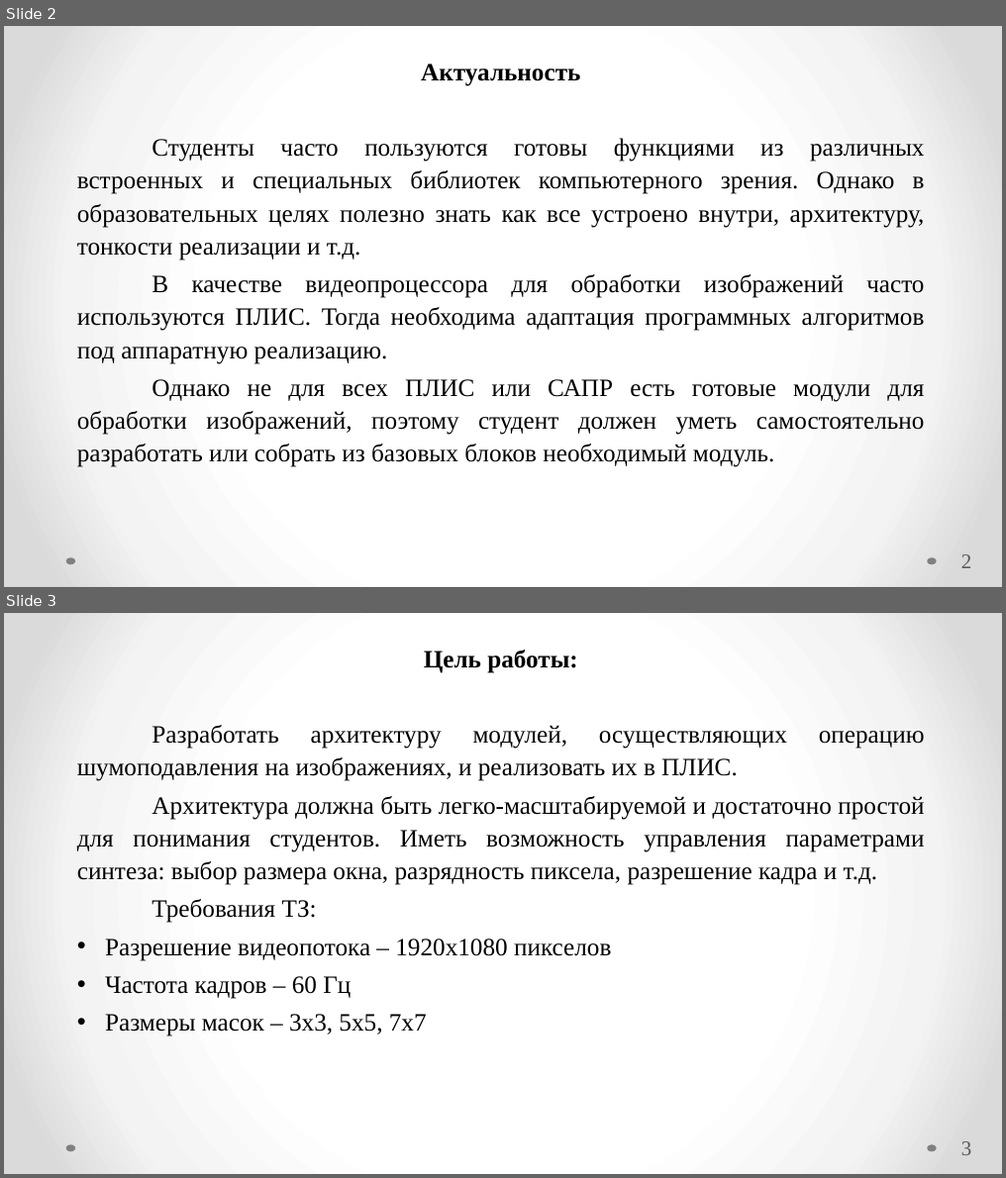
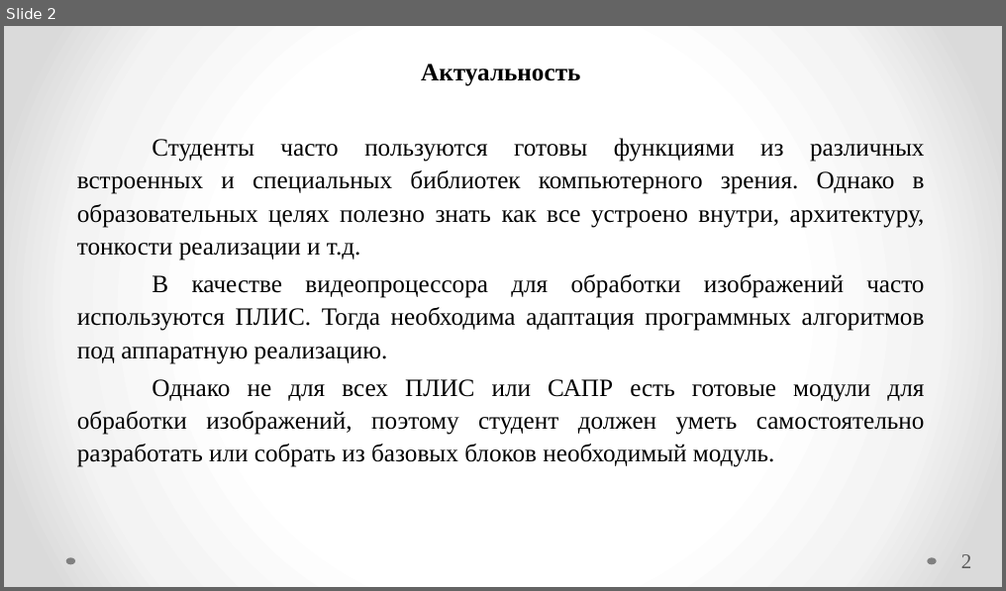
Before and after one commit to Radiophantom/master_yoda, a slide deck: VKR.pptx. Shown one above the other, each under a label of ours: slides 2 and 3 before the commit, slide 2 after it. The pictures are 1006x1178 and 1006x591 pixels, drawn with LibreOffice and Linux fonts; fonts in the diff are those of the drawing. Boxes give left, top, right and bottom in pixels: in the first picture for what was removed or moved away, otherwise in the second. Text is boxed around its words. In the diff, an @@ line names an element or a change of style, - is before the commit and + after.

```diff
--- a/VKR.pptx
+++ b/VKR.pptx
@@ slide 3 removed at [4,613,1002,1174], background gradient #FFFFFF to #F4F4F4 to #DADADA; not listed: 2 template elements that a slide beside it also shows @@
@@ text removed at [77,650,925,1037] @@
-Цель работы:
-Разработать архитектуру модулей, осуществляющих операцию шумоподавления на изображениях, и реализовать их в ПЛИС.
-Архитектура должна быть легко-масштабируемой и достаточно простой для понимания студентов. Иметь возможность управления параметрами синтеза: выбор размера окна, разрядность пиксела, разрешение кадра и т.д.
-Требования ТЗ:
-• Разрешение видеопотока – 1920х1080 пикселов
-• Частота кадров – 60 Гц
-• Размеры масок – 3х3, 5х5, 7х7
@@ page number removed at [961,1142,972,1156] @@
-3
```
Also in this commit, not shown: 10 slides changed, 8 slides added, 5 other slides removed, 5 other files.
